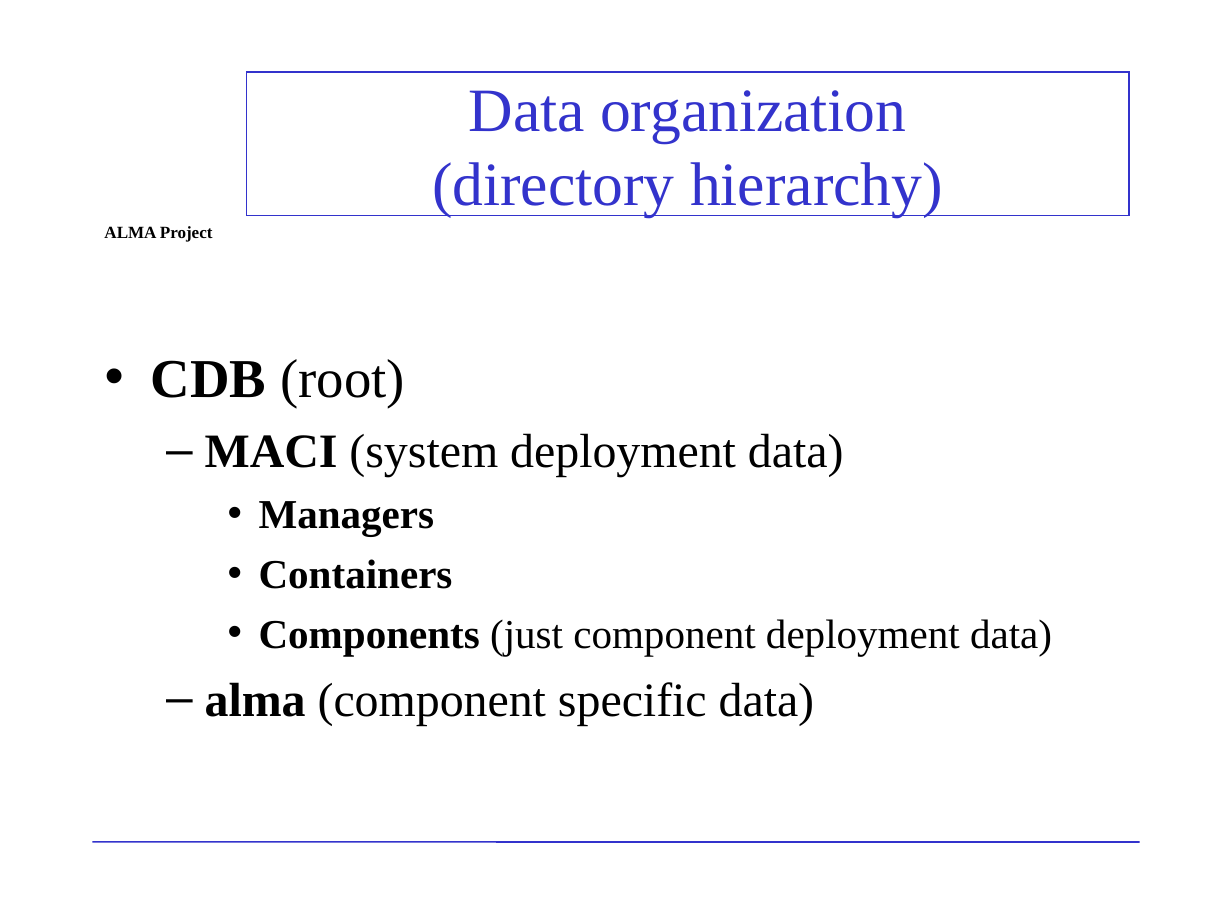
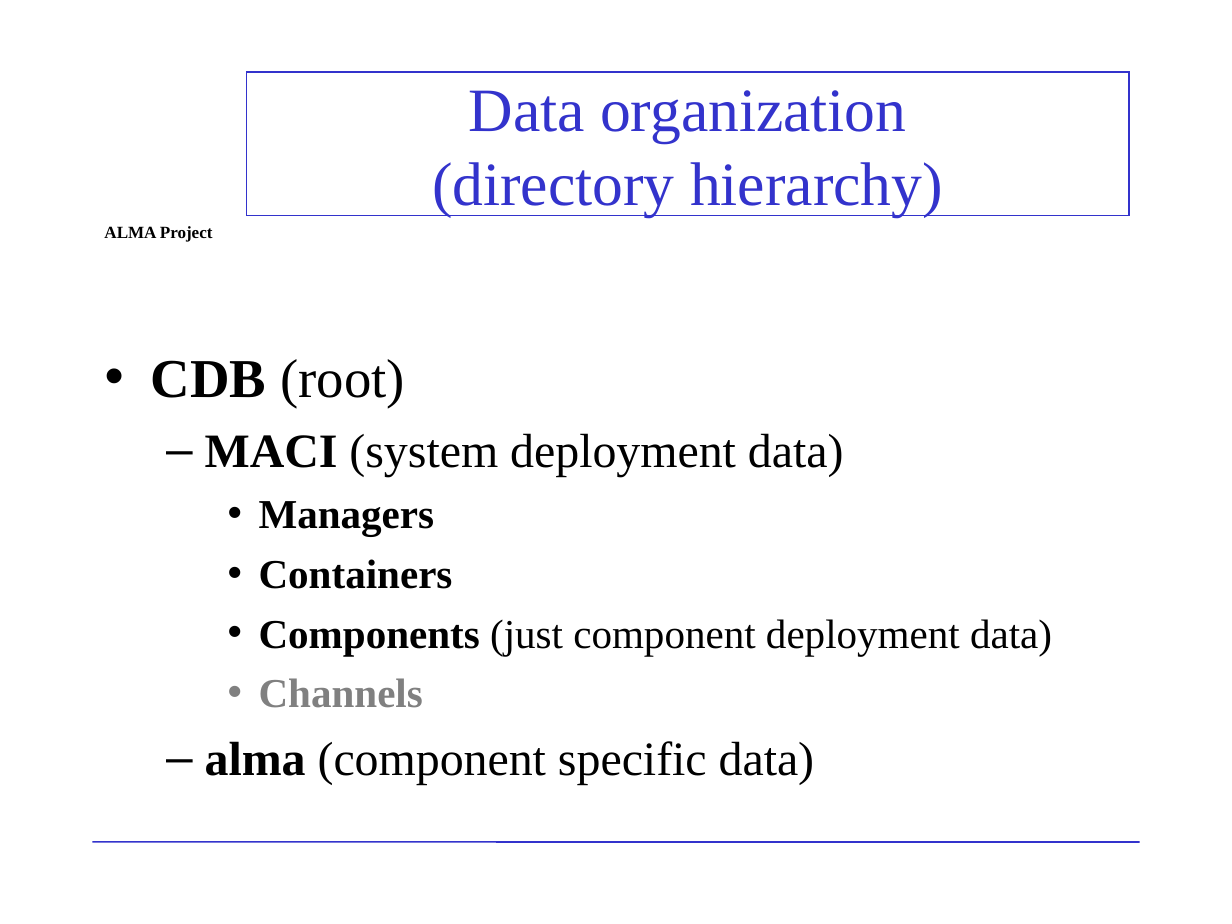
Before and after one commit to ACS-Community/ACS, a slide deck: slide 4 of Documents/ACS-Course/ACSCourse-CDB-Short.ppt. Drawn at 1232x924 pixels with LibreOffice and Linux fonts; fonts in the diff are those of the drawing; background and template pictures are left out. Boxes give left, top, right and bottom in pixels: in the first picture for what was removed or moved away, otherwise in the second. Text is boxed around its words. In the diff, an @@ line names an element or a change of style, - is before the commit and + after.

```diff
--- a/Documents/ACS-Course/ACSCourse-CDB-Short.ppt
+++ b/Documents/ACS-Course/ACSCourse-CDB-Short.ppt
@@ text at <box>259,678,423,708</box>: paragraph added @@
+    • Channels
```
Also in this commit, not shown: 3 other slides changed, 1 slide added.
